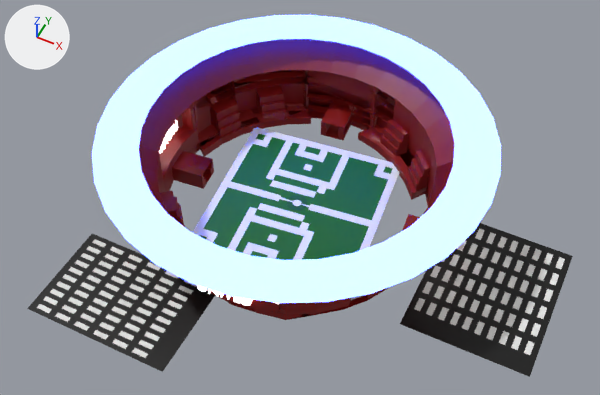
Before and after pictures for a commit that changed the FBX model Assets/Models/el_celebracion_stadium.fbx.
The view is the same before and after, from a 50 mm lens placed at (161.0, -425.0, 575.0), pointed at (-55.0, 6.0, 37.0). Lighting does not change. The marker at upper left points along +X, +Y and +Z. Where no turn or scale is listed for an object, it has been applied to the vertices. Vertices at the same position are counted once.

The first picture shows 'Plane', 'car_park', 'car_park.001', 'el_celebracion_stadium'.
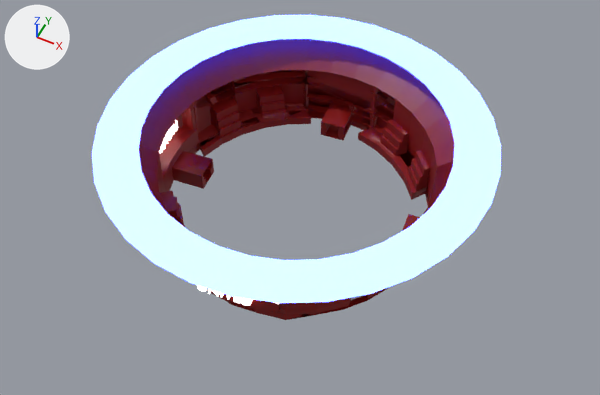
Location of each change, [x1, y1, x2, y2] in pixels of the pictures (600 x 395 px):
'Plane', deleted
    before: [192, 128, 399, 260]
    faces in mat_material_005 (dark green #006812): [199, 134, 393, 260]
    faces in mat_material_006 (white #e7e7e7): [192, 128, 399, 260]
'car_park', deleted
    before: [400, 223, 573, 377]
    faces in mat_material_007 (black #000000): [400, 223, 573, 377]
    faces in mat_material_003 (white #e7e7e7): [414, 228, 565, 355]
'car_park.001', deleted
    before: [27, 234, 215, 372]
    faces in mat_material_016 (black #000000): [27, 234, 215, 372]
    faces in mat_material_014 (white #e7e7e7): [37, 239, 197, 358]
part 1 of me_circle_004, deleted
    before: [279, 195, 313, 211]

What the commit changed:
me_circle_004 has 1829 vertices, 1830 faces and spans x -169.0..169.0, y -169.0..169.0, z 0.0..88.0.
me_circle_004 is used by ob_el_celebracion_stadium; location (-66.1, 22.7, 3.7).
me_circle_004 part 1: the loose piece of 136 vertices spanning x -18.0..15.0, y -9.0..9.0, z 4.0 is deleted.
me_circle_004 no longer uses material mat_material_004 (dark green #005827).
Object 'car_park' (ob_car_park) is deleted.
Object 'car_park.001' (ob_car_park_001) is deleted.
Object 'Plane' (ob_plane) is deleted.
